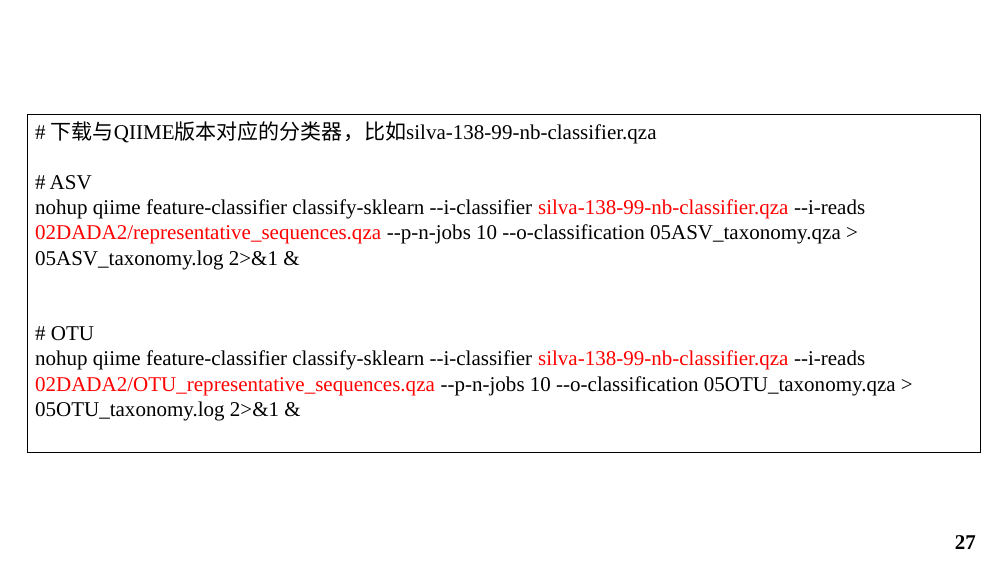
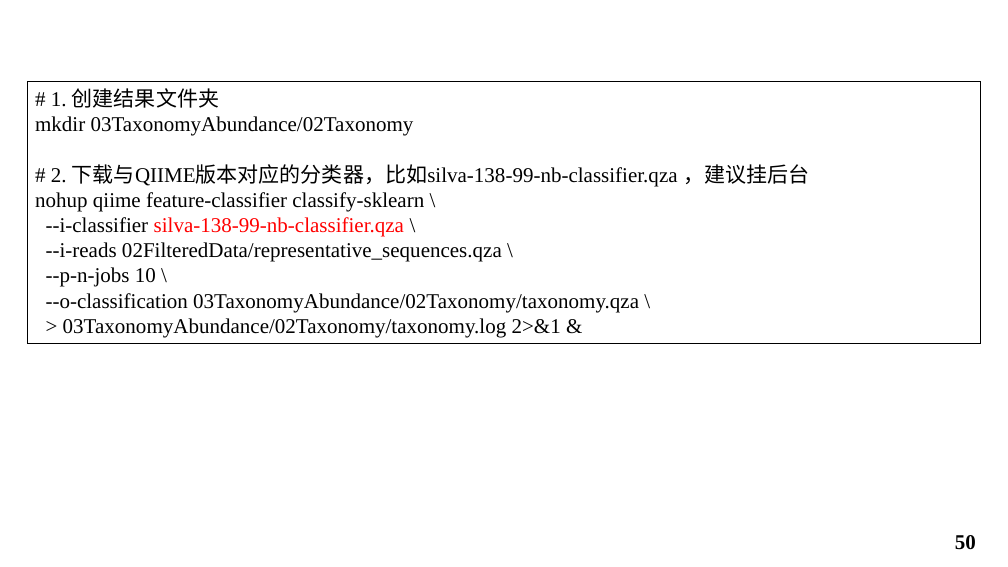
Before and after one commit to shueho/BioDataTools, a slide deck: slide 50 of Toy/16S.pptx (slide 27 before the commit). Drawn at 1008x567 pixels with LibreOffice and Linux fonts; fonts in the diff are those of the drawing; background and template pictures are left out. Boxes give left, top, right and bottom in pixels: in the first picture for what was removed or moved away, otherwise in the second. Text is boxed around its words. In the diff, an @@ line names an element or a change of style, - is before the commit and + after.

```diff
--- a/Toy/16S.pptx
+++ b/Toy/16S.pptx
@@ rectangle "# 1. 创建结果文件夹": place and size @@
-rectangle "# 1. 创建结果文件夹" at (28,114,981,453)
+rectangle "# 1. 创建结果文件夹" at (28,82,981,344)
@@ text in rectangle at (35,88,809,338): text changed @@
-# 下载与QIIME版本对应的分类器，比如silva-138-99-nb-classifier.qza
-# ASV
-nohup qiime feature-classifier classify-sklearn --i-classifier silva-138-99-nb-classifier.qza --i-reads 02DADA2/representative_sequences.qza --p-n-jobs 10 --o-classification 05ASV_taxonomy.qza > 05ASV_taxonomy.log 2>&1 &
-# OTU
-nohup qiime feature-classifier classify-sklearn --i-classifier silva-138-99-nb-classifier.qza --i-reads 02DADA2/OTU_representative_sequences.qza --p-n-jobs 10 --o-classification 05OTU_taxonomy.qza > 05OTU_taxonomy.log 2>&1 &
+# 1. 创建结果文件夹
+mkdir 03TaxonomyAbundance/02Taxonomy
+# 2. 下载与QIIME版本对应的分类器，比如silva-138-99-nb-classifier.qza ，建议挂后台
+nohup qiime feature-classifier classify-sklearn \
+--i-classifier silva-138-99-nb-classifier.qza \
+--i-reads 02FilteredData/representative_sequences.qza \
+--p-n-jobs 10 \
+--o-classification 03TaxonomyAbundance/02Taxonomy/taxonomy.qza \
+> 03TaxonomyAbundance/02Taxonomy/taxonomy.log 2>&1 &
@@ page number at (955,535,976,550): text changed @@
-27
+50
```
Also in this commit, not shown: 50 other slides changed, 20 slides added, 13 slides removed.
